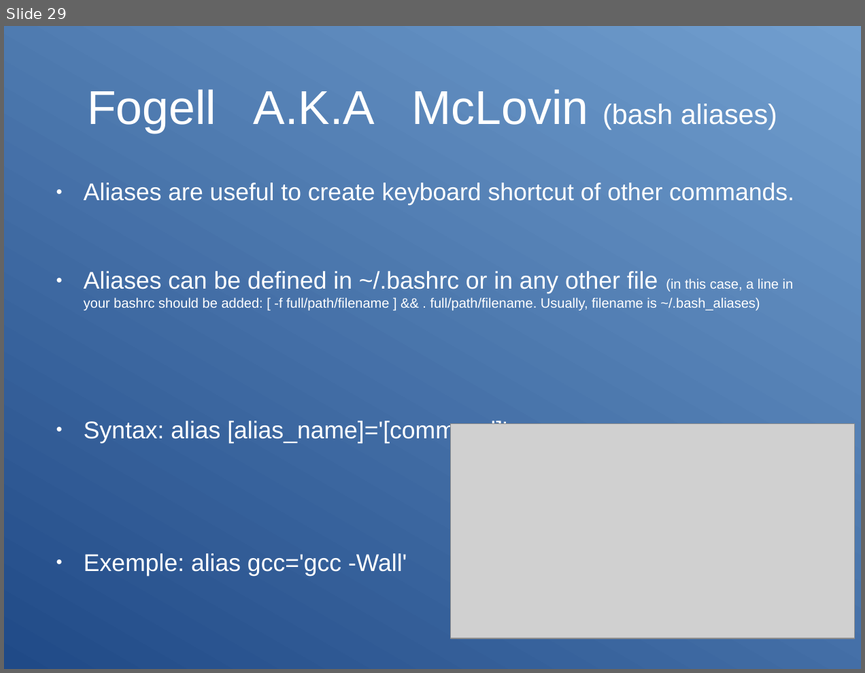
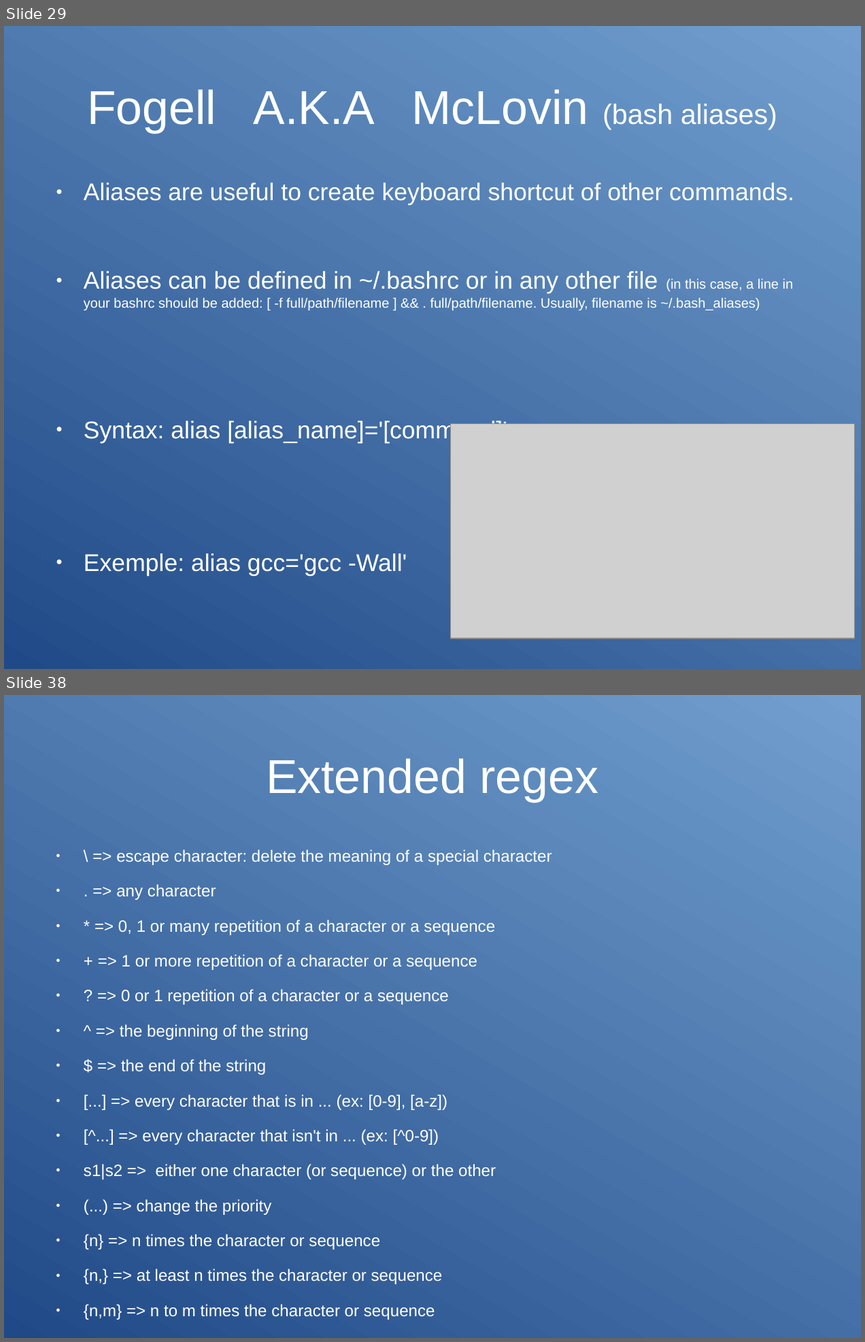
Before and after one commit to Clibre/An-introduction-to-bash, a slide deck: presentation.odp. Shown one above the other, each under a label of ours: slide 29 before the commit, slides 29 and 38 after it; the slides between them are not shown. The pictures are 865x673 and 865x1342 pixels, drawn with LibreOffice and Linux fonts; fonts in the diff are those of the drawing; grey boxes stand for pictures. Boxes give left, top, right and bottom in pixels: in the first picture for what was removed or moved away, otherwise in the second. Text is boxed around its words. In the diff, an @@ line names an element or a change of style, - is before the commit and + after.

Commit message:
ajout de la customization de bash + rappel des regex

```diff
--- a/presentation.odp
+++ b/presentation.odp
@@ slide 38 added at [4, 695, 861, 1338], background gradient #204A87 to #729FCF @@
@@ title added at [266, 758, 598, 802], 44 pt, text #FFFFFF @@
+Extended regex
@@ text added at [84, 849, 552, 1319], 15.2 pt, text #FFFFFF @@
+● \ => escape character: delete the meaning of a special character
+● . => any character
+● * => 0, 1 or many repetition of a character or a sequence
+● + => 1 or more repetition of a character or a sequence
+● ? => 0 or 1 repetition of a character or a sequence
+● ^ => the beginning of the string
+● $ => the end of the string
+● [...] => every character that is in ... (ex: [0-9], [a-z])
+● [^...] => every character that isn't in ... (ex: [^0-9])
+● s1|s2 => either one character (or sequence) or the other
+● (...) => change the priority
+● {n} => n times the character or sequence
+● {n,} => at least n times the character or sequence
+● {n,m} => n to m times the character or sequence
```
Also in this commit, not shown: 1 slide changed, 9 other slides added, 2 other files.
